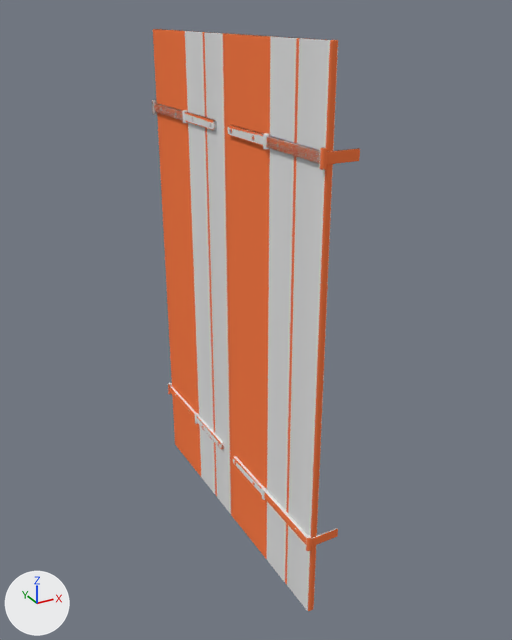
The Blender file Props/Wooden_shutters_B/Wooden_shutters_B.blend as it was, and as the next commit left it.
The view is the same before and after, from a 50 mm lens placed at (-1.11, -2.2, 1.02), pointed at (0.07, -0.05, -0.05). Every picture has the same lights, and +X, +Y and +Z are marked at lower left.

The older version as bpy lines, for what is in view:
```python
me_wooden_shutters_b = bpy.data.meshes.new('Wooden_shutters_B')
me_wooden_shutters_b.from_pydata(...)  # 988 vertices, 672 faces, 8 loose edges; spans x -0.04..0.09, y -0.62..0.62, z -0.96..0.95
me_wooden_shutters_b.polygons.foreach_set('use_smooth', [True] * 672)
me_wooden_shutters_mid = bpy.data.meshes.new('Wooden_shutters_mid')
me_wooden_shutters_mid.from_pydata(...)  # 636 vertices, 464 faces, 8 loose edges; spans x -0.04..0.09, y -0.62..0.62, z -0.96..0.95
me_wooden_shutters_mid.polygons.foreach_set('use_smooth', [True] * 464)
me_wooden_shutters_mid.materials.append(mat_orange)  # orange #ff7e49
ob_wooden_shutters_b_01 = bpy.data.objects.new('Wooden_shutters_B_01', me_wooden_shutters_b)
ob_wooden_shutters_b_01.location = (0.0, 0.0, 0.0)
_m = ob_wooden_shutters_b_01.modifiers.new('Bevel', 'BEVEL')
_m.width = 0.0015
_m.width_pct = 0.0015
_m.segments = 2
_m.spread = 0.0
ob_wooden_shutters_mid_01 = bpy.data.objects.new('Wooden_shutters_mid_01', me_wooden_shutters_mid)
ob_wooden_shutters_mid_01.location = (0.0, 0.0, 0.0)
_m = ob_wooden_shutters_mid_01.modifiers.new('Bevel', 'BEVEL')
_m.width = 0.0015
_m.width_pct = 0.0015
_m.segments = 2
_m.spread = 0.0
```
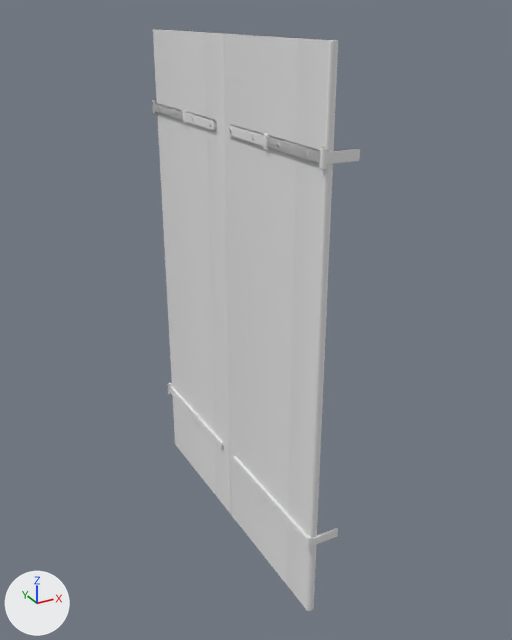
Location of each change, (x1, y1, x2, y2) in pixels of the pictures (512 x 640 px):
'Wooden_shutters_mid_01', recoloured (orange to white)
    both: (153, 29, 360, 611)

Patch to the scene script:
```diff
--- a/Props/Wooden_shutters_B/Wooden_shutters_B.blend.py
+++ b/Props/Wooden_shutters_B/Wooden_shutters_B.blend.py
@@ mat_material_test @@
+mat_material_test = principled_material('Material_test')
+mat_material_test.base_color = (0.8, 0.8, 0.8)  # white #e7e7e7
+mat_material_test.specular_ior_level = 0.25
@@ me_wooden_shutters_mid @@
 me_wooden_shutters_mid.from_pydata(...)  # 636 vertices, 464 faces, 8 loose edges; spans x -0.04..0.09, y -0.62..0.62, z -0.96..0.95
-me_wooden_shutters_mid.materials.append(mat_orange)  # orange #ff7e49
+me_wooden_shutters_mid.materials.append(mat_material_test)  # white #e7e7e7
```
